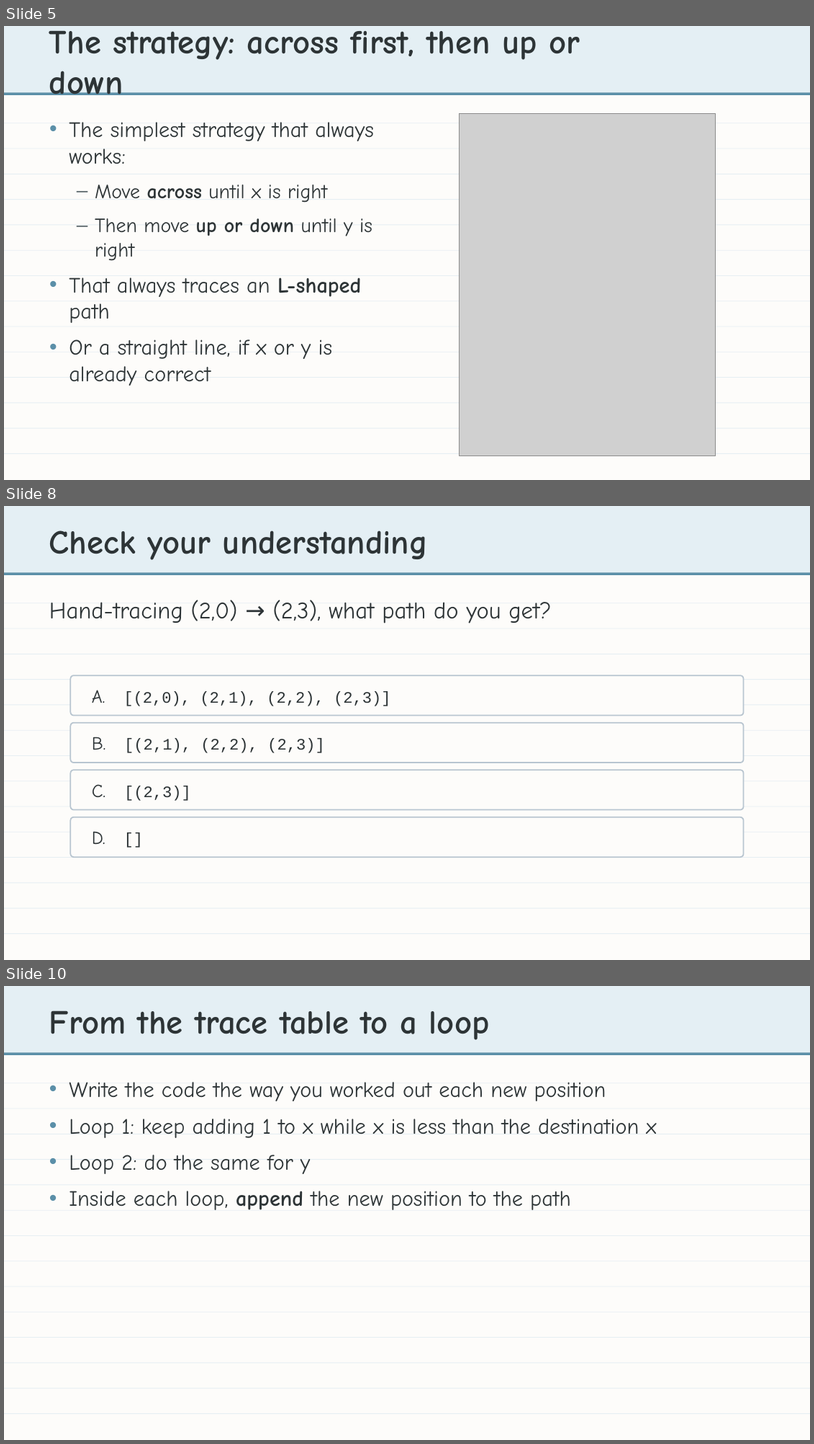
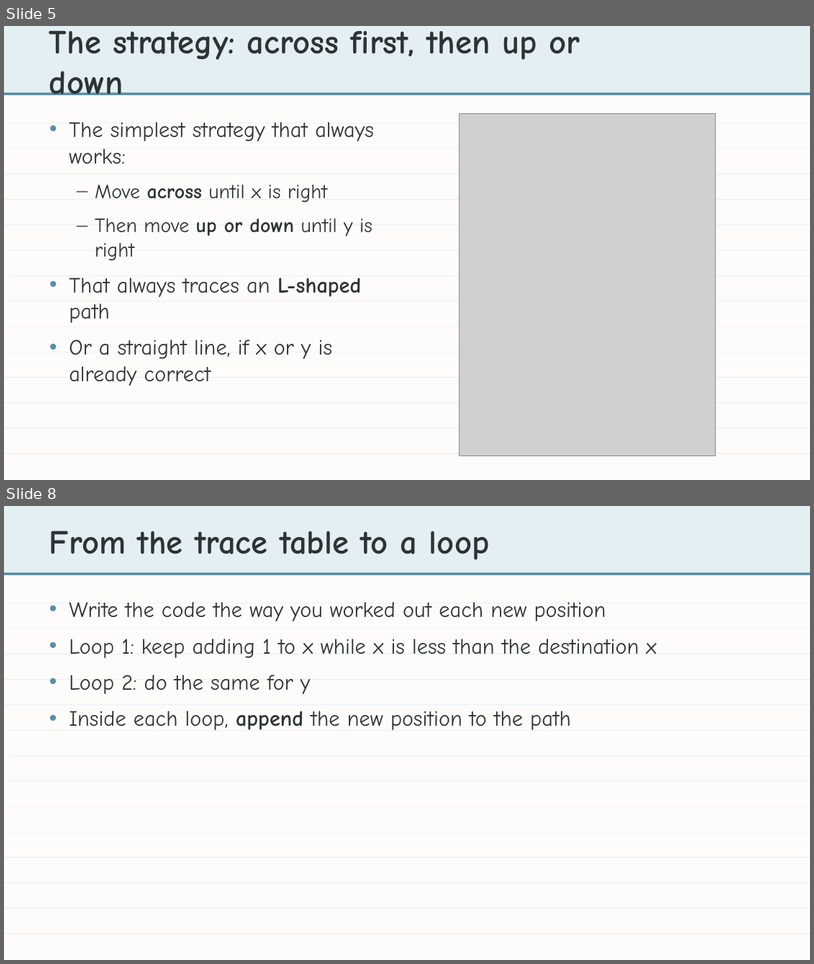
Before and after one commit to bradamiller/LearningPython, a slide deck: static/slides/module-04-manhattan/module-4-lesson-04-the-manhattan-algorithm.pptx. Shown one above the other, each under a label of ours: slides 5, 8 and 10 before the commit, slides 5 and 8 after it; the slides between them are not shown. The pictures are 814x1444 and 814x964 pixels, drawn with LibreOffice and Linux fonts; fonts in the diff are those of the drawing; grey boxes stand for pictures. Boxes give left, top, right and bottom in pixels: in the first picture for what was removed or moved away, otherwise in the second. Text is boxed around its words. In the diff, an @@ line names an element or a change of style, - is before the commit and + after.

```diff
--- a/static/slides/module-04-manhattan/module-4-lesson-04-the-manhattan-algorithm.pptx
+++ b/static/slides/module-04-manhattan/module-4-lesson-04-the-manhattan-algorithm.pptx
@@ slide 8 removed at (x1=4, y1=506, x2=810, y2=960), background #FDFCFA @@
@@ rectangle removed at (x1=4, y1=506, x2=810, y2=572) @@
@@ text removed at (x1=49, y1=530, x2=428, y2=560) @@
-Check your understanding
@@ rectangle removed at (x1=4, y1=572, x2=810, y2=575) @@
@@ rectangle removed at (x1=4, y1=602, x2=810, y2=603) @@
@@ text removed at (x1=49, y1=600, x2=551, y2=623) @@
-Hand-tracing (2,0) → (2,3), what path do you get?
@@ rectangle removed at (x1=4, y1=628, x2=810, y2=629) @@
@@ rectangle removed at (x1=4, y1=654, x2=810, y2=654) @@
@@ rounded rectangle removed at (x1=70, y1=675, x2=744, y2=716) @@
@@ rectangle removed at (x1=4, y1=679, x2=810, y2=680) @@
@@ text removed at (x1=92, y1=690, x2=391, y2=706) @@
-A. [(2,0), (2,1), (2,2), (2,3)]
@@ rectangle removed at (x1=4, y1=705, x2=810, y2=705) @@
@@ rectangle removed at (x1=4, y1=730, x2=810, y2=731) @@
@@ rounded rectangle removed at (x1=70, y1=723, x2=744, y2=762) @@
@@ text removed at (x1=92, y1=736, x2=325, y2=753) @@
-B. [(2,1), (2,2), (2,3)]
@@ rectangle removed at (x1=4, y1=755, x2=810, y2=756) @@
@@ rectangle removed at (x1=4, y1=780, x2=810, y2=781) @@
@@ rounded rectangle removed at (x1=70, y1=770, x2=744, y2=810) @@
@@ text removed at (x1=92, y1=784, x2=191, y2=800) @@
-C. [(2,3)]
@@ rectangle removed at (x1=4, y1=806, x2=810, y2=807) @@
@@ rounded rectangle removed at (x1=70, y1=817, x2=744, y2=857) @@
@@ rectangle removed at (x1=4, y1=831, x2=810, y2=832) @@
@@ text removed at (x1=92, y1=831, x2=106, y2=844) @@
-D. []
@@ rectangle removed at (x1=4, y1=857, x2=810, y2=857) @@
@@ rectangle removed at (x1=4, y1=883, x2=810, y2=883) @@
@@ rectangle removed at (x1=4, y1=908, x2=810, y2=908) @@
@@ rectangle removed at (x1=4, y1=933, x2=810, y2=934) @@
@@ what was slide 10 is now slide 8 @@
```
Also in this commit, not shown: 2 slides changed, 3 other slides removed, 5 other files.
